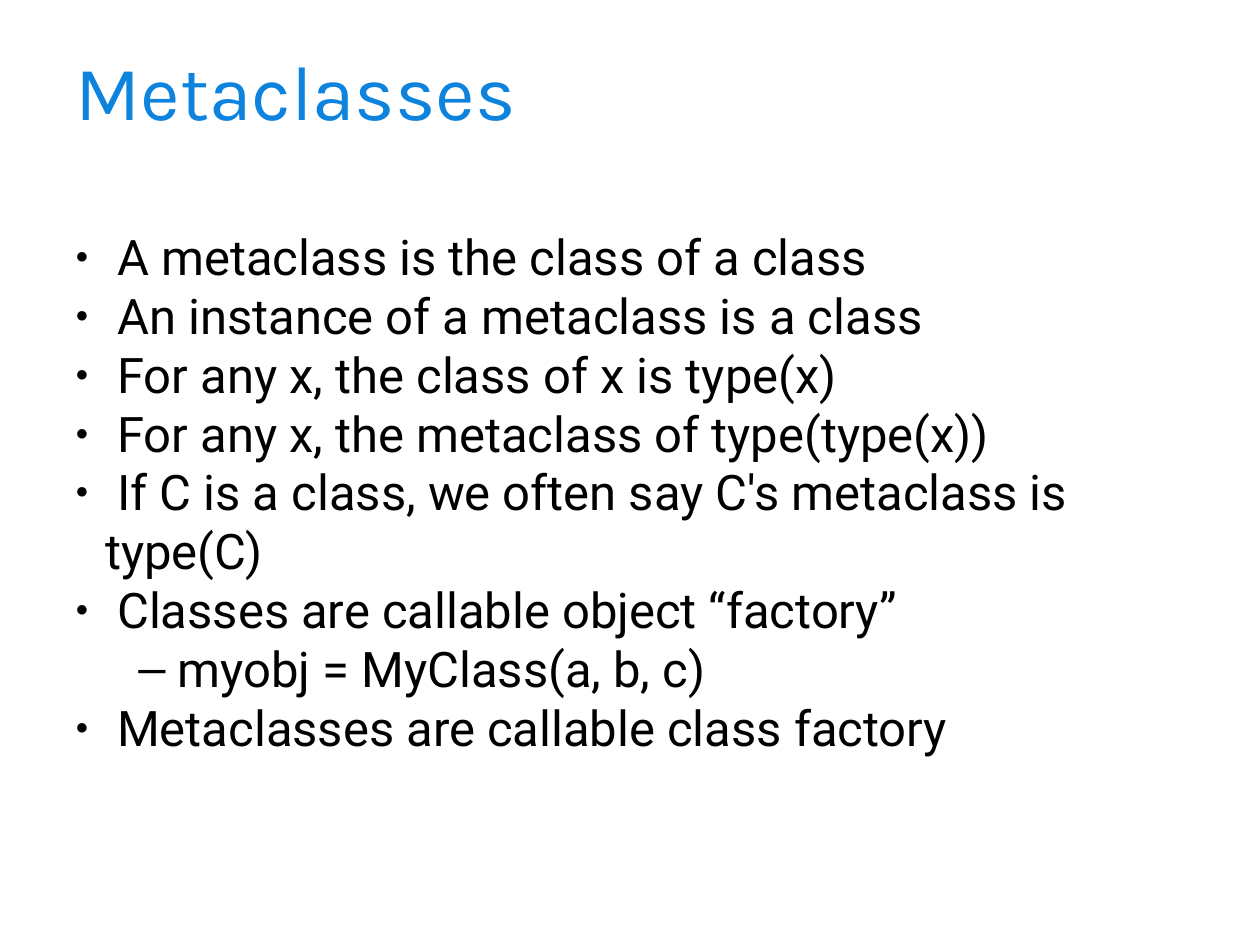
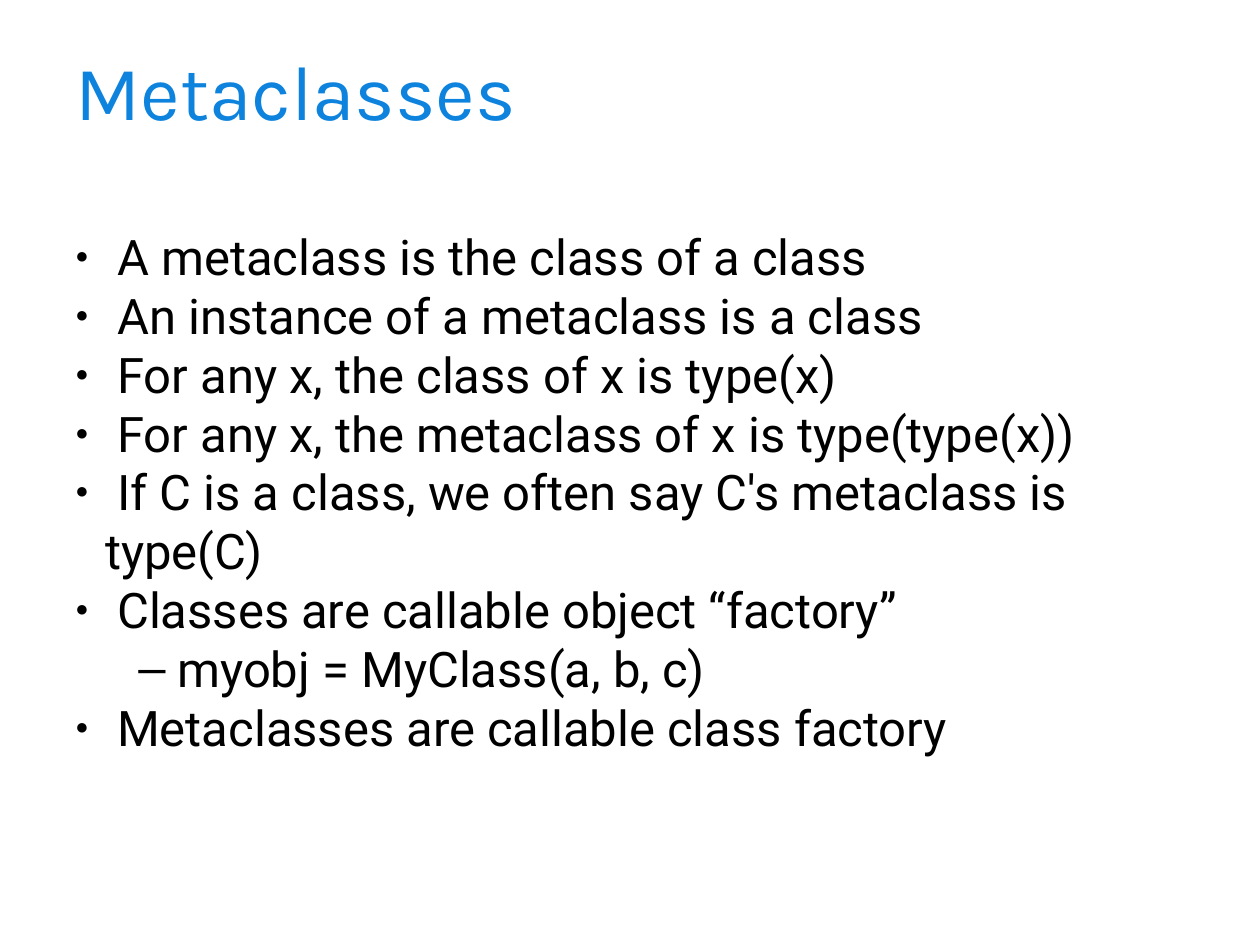
Before and after one commit to djoume/django-toronto, a slide deck: slide 8 of Metaclass - Introduction.ppt. Drawn at 1260x945 pixels with LibreOffice and Linux fonts; fonts in the diff are those of the drawing; background and template pictures are left out. Boxes give left, top, right and bottom in pixels: in the first picture for what was removed or moved away, otherwise in the second. Text is boxed around its words. In the diff, an @@ line names an element or a change of style, - is before the commit and + after.

Commit message:
update metaclass slides

```diff
--- a/Metaclass - Introduction.ppt
+++ b/Metaclass - Introduction.ppt
@@ text at (117,413,1074,463): text changed @@
-● For any x, the metaclass of type(type(x))
+● For any x, the metaclass of x is type(type(x))
```
Also in this commit, not shown: 4 other slides changed, 1 other file.
